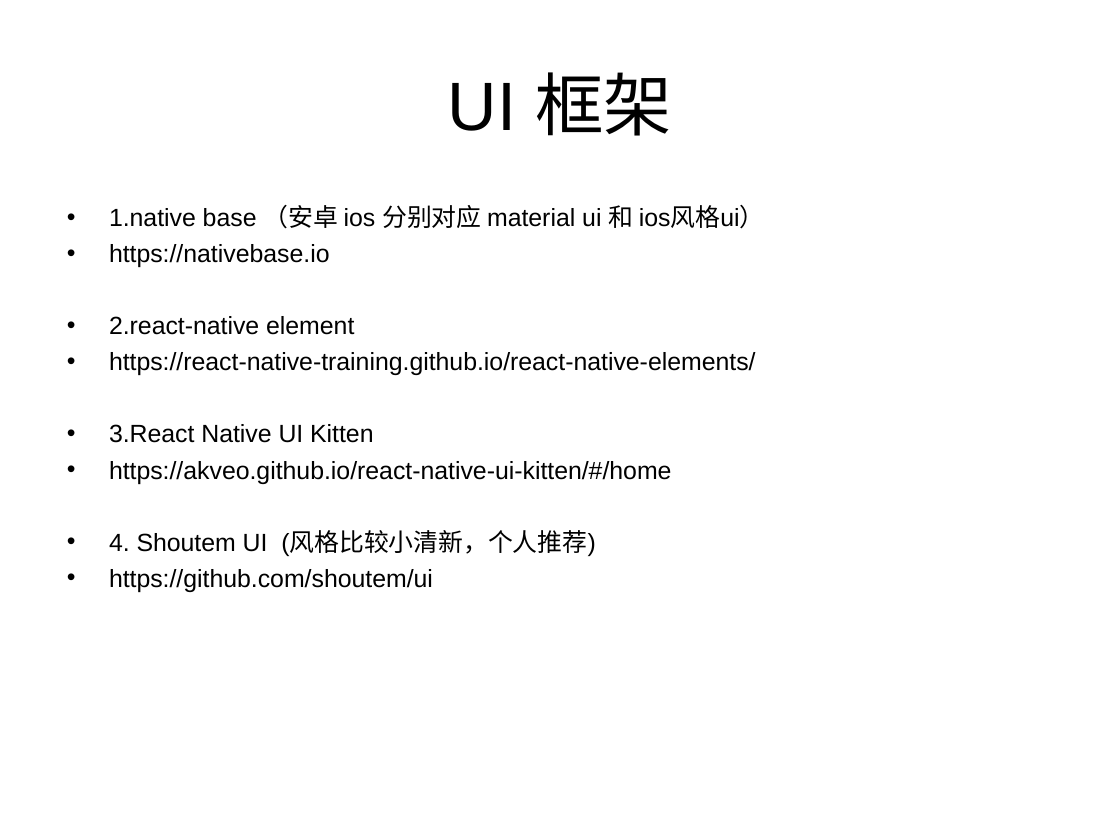
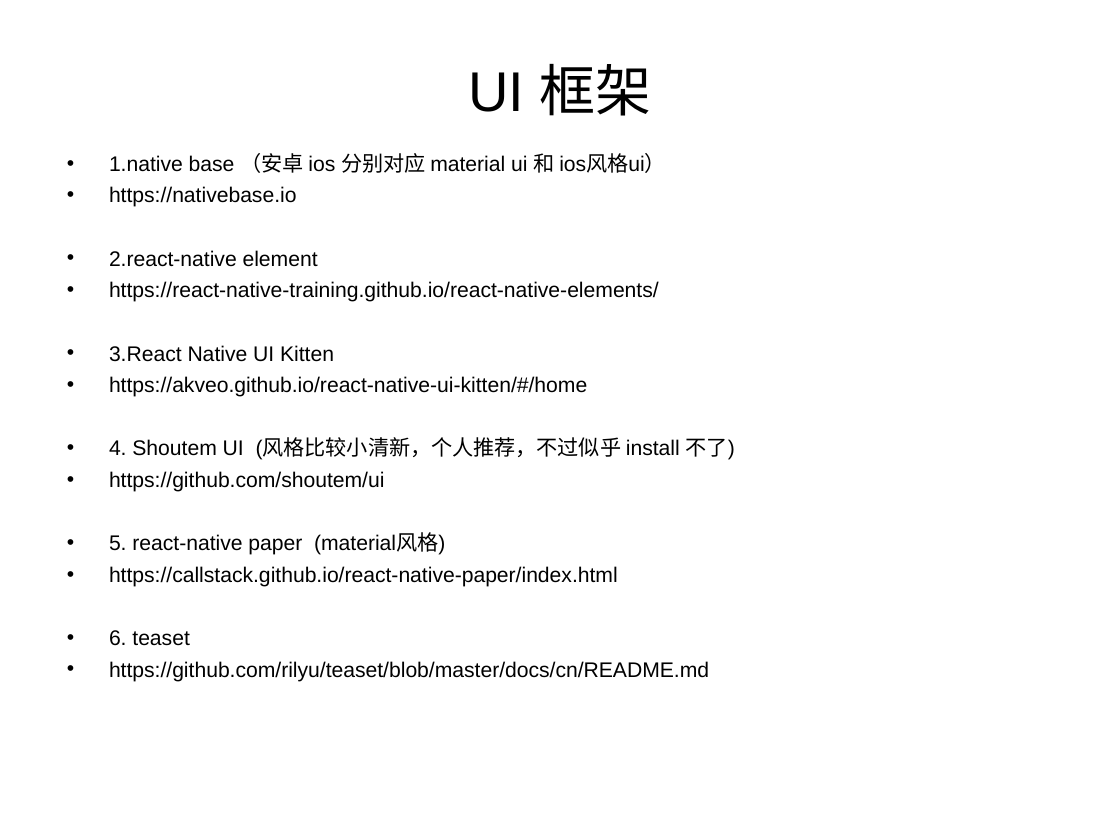
Before and after one commit to ilovezy/rnDemo, a slide deck: slide 11 of React-native 介绍.ppt. Drawn at 1120x840 pixels with LibreOffice and Linux fonts; fonts in the diff are those of the drawing. Boxes give left, top, right and bottom in pixels: in the first picture for what was removed or moved away, otherwise in the second. Text is boxed around its words. In the diff, an @@ line names an element or a change of style, - is before the commit and + after.

```diff
--- a/React-native 介绍.ppt
+++ b/React-native 介绍.ppt
@@ title "UI 框架" at <box>468,64,652,116</box>: size 44 to 36 pt @@
@@ text "1.native base （安卓 ios 分别对应 ...": place and size @@
-text "1.native base （安卓 ios 分别对应 ..." at <box>109,205,765,592</box>
+text "1.native base （安卓 ios 分别对应 ..." at <box>109,153,735,682</box>
@@ text at <box>109,153,666,492</box>: size 16 to 13.6 pt in "1.native base （安卓 ios 分别对应 material ui ...", "https://nativebase.io", "2.react-native element", "https://react-native-training.github.io/react-native-element ..." and 3 more places @@
@@ text at <box>109,438,735,460</box>: text changed; size 16 to 13.6 pt @@
-• 4. Shoutem UI (风格比较小清新，个人推荐)
+• 4. Shoutem UI (风格比较小清新，个人推荐，不过似乎 install 不了)
@@ text at <box>109,534,709,682</box>: paragraphs added @@
+• 5. react-native paper (material风格)
+• https://callstack.github.io/react-native-paper/index.html
+• 6. teaset
+• https://github.com/rilyu/teaset/blob/master/docs/cn/README.md
```
Also in this commit, not shown: 2 other slides changed, 3 other files.
